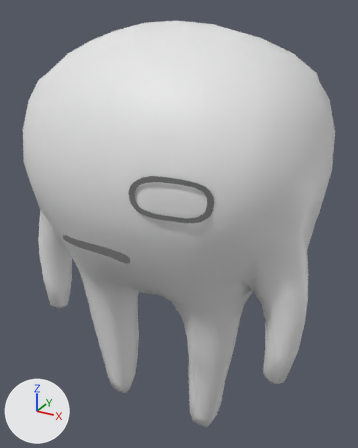
One commit to the Blender file Blender/draft.blend: the scene before it, then after it.
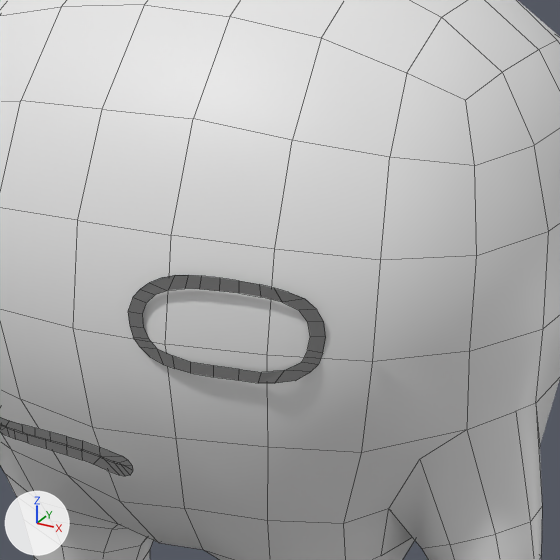
Old and new are each drawn whole from a 50 mm camera at (2.52, -4.12, 4.61) aimed at (0.07, 0.34, 2.38) and again close up on the part from 20% to 88% of the width and 13% to 67% of the height. Arrows for +X, +Y and +Z are at lower left; the lights stay in place. Both versions are drawn at full value of the shape key 'Blink' of 'EyeFrame'; the numbers are the values there. The close-ups show mesh edges as thin lines.

The scene before the commit, as lines of its bpy script (objects in view):
```python
me_cube = bpy.data.meshes.new('Cube')
me_cube.from_pydata(...)  # 428 vertices, 422 faces; spans x -1.66..1.66, y -0.89..1.54, z -3.06..1.43
me_cube.polygons.foreach_set('use_smooth', [True] * 422)
me_cube.materials.append(mat_material)  # white #e7e7e7
me_plane = bpy.data.meshes.new('Plane')
me_plane.from_pydata(...)  # 56 vertices, 29 faces; spans x -0.366..0.363, y -0.194..0.187, z -0.101..0.046
me_plane.materials.append(mat_material_001)
me_plane_001 = bpy.data.meshes.new('Plane.001')
me_plane_001.from_pydata(...)  # 56 vertices, 29 faces; spans x -0.361..0.365, y -0.049..0.073, z 0.0..0.001
me_plane_001.materials.append(mat_material_002)
ob_cube = bpy.data.objects.new('Cube', me_cube)
ob_cube.location = (0.0, 0.0, 3.056)
ob_eyeframe = bpy.data.objects.new('EyeFrame', me_plane)
ob_eyeframe.location = (0.61, -0.824, 3.162)
ob_eyeframe.rotation_euler = (1.571, 0.0, 0.0)  # degrees (90, 0, 0)
ob_mouthframe = bpy.data.objects.new('MouthFrame', me_plane_001)
ob_mouthframe.location = (0.02, -1.082, 2.666)
ob_mouthframe.rotation_euler = (1.571, 0.0, 0.0)  # degrees (90, 0, 0)
```
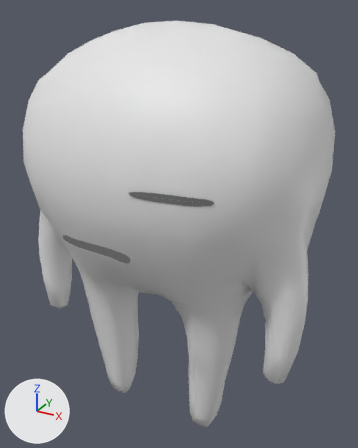
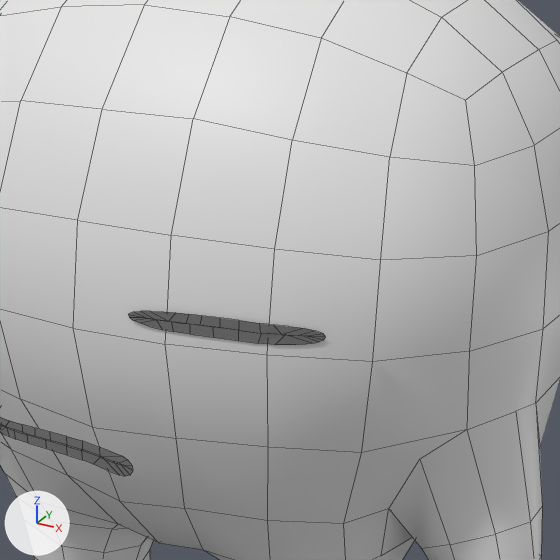
What differs and where, as boxes [x1, y1, x2, y2] in the close-ups (560 x 560 px):
'EyeFrame', reshaped (68% shorter): before [128, 275, 326, 383]; after [128, 311, 325, 345]

The edits, one by one:
me_plane is used by ob_eyeframe; location (0.61, -0.824, 3.162); rotation (1.571, 0.0, 0.0), in degrees (90, 0, 0).
me_plane had 56 vertices, 29 faces and spanned x -0.366..0.363, y -0.194..0.187, z -0.101..0.046.
me_plane now has 56 vertices, 29 faces and spans x -0.366..0.363, y -0.039..0.038, z -0.101..0.046.
me_plane part 1: 56 of 56 vertices moved; they spanned x -0.366..0.363, y -0.194..0.187, z -0.101..0.046 and now span x -0.366..0.363, y -0.039..0.038, z -0.101..0.046; mean shift (0.0, 0.0, 0.0); largest move (-0.028, -0.194, 0.004) -> (-0.028, -0.039, 0.004).
